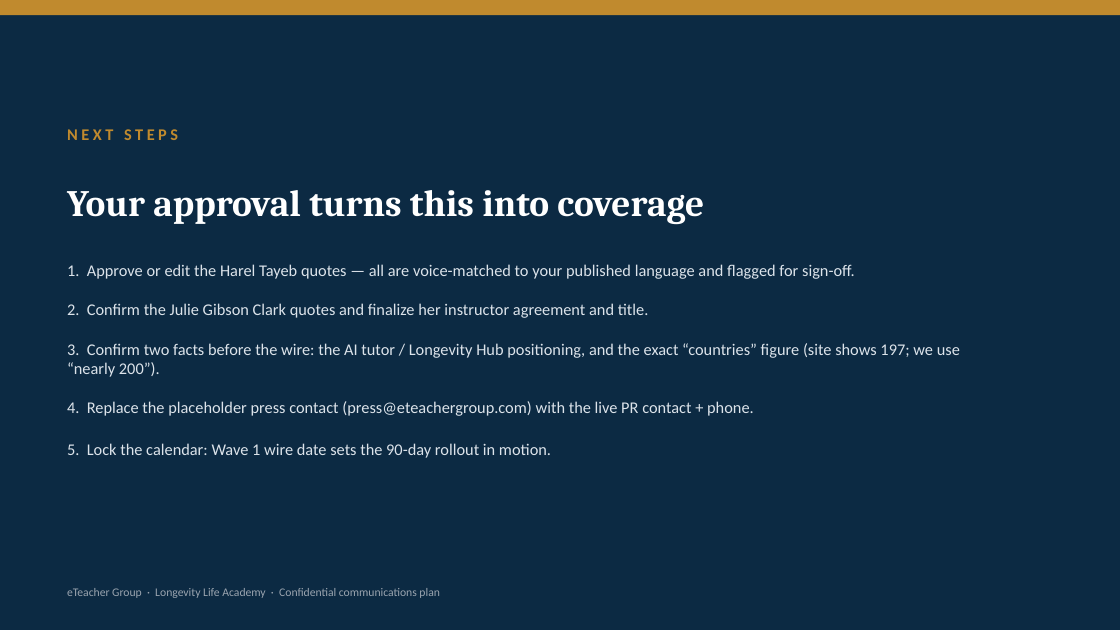
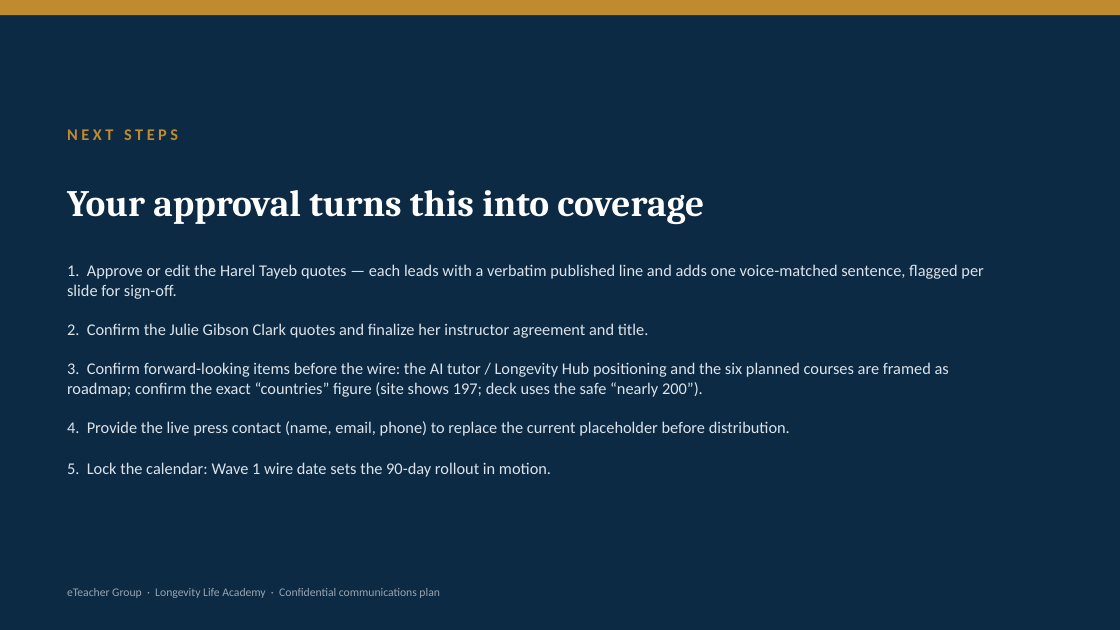
Before and after one commit to gitteromri-ux/eteacher-longevity-pr-campaign, a slide deck: slide 30 of eTeacher_Longevity_PR_Campaign.pptx. Drawn at 1120x630 pixels with LibreOffice and Linux fonts; fonts in the diff are those of the drawing. Boxes give left, top, right and bottom in pixels: in the first picture for what was removed or moved away, otherwise in the second. Text is boxed around its words. In the diff, an @@ line names an element or a change of style, - is before the commit and + after.

Commit message:
Polish: center short quote cards, refine next-steps wording

```diff
--- a/eTeacher_Longevity_PR_Campaign.pptx
+++ b/eTeacher_Longevity_PR_Campaign.pptx
@@ text at (67, 264, 983, 477): text changed @@
-1. Approve or edit the Harel Tayeb quotes — all are voice-matched to your published language and flagged for sign-off.
-2. Confirm the Julie Gibson Clark quotes and finalize her instructor agreement and title.
-3. Confirm two facts before the wire: the AI tutor / Longevity Hub positioning, and the exact “countries” figure (site shows 197; we use “nearly 200”).
-4. Replace the placeholder press contact (press@eteachergroup.com) with the live PR contact + phone.
-5. Lock the calendar: Wave 1 wire date sets the 90-day rollout in motion.
+1. Approve or edit the Harel Tayeb quotes — each leads with a verbatim published line and adds one voice-matched sentence, flagged per slide for sign-off.
+2. Confirm the Julie Gibson Clark quotes and finalize her instructor agreement and title.
+3. Confirm forward-looking items before the wire: the AI tutor / Longevity Hub positioning and the six planned courses are framed as roadmap; confirm the exact “countries” figure (site shows 197; deck uses the safe “nearly 200”).
+4. Provide the live press contact (name, email, phone) to replace the current placeholder before distribution.
+5. Lock the calendar: Wave 1 wire date sets the 90-day rollout in motion.
```
Also in this commit, not shown: 18 other slides changed, 3 slides added, 3 slides removed.
